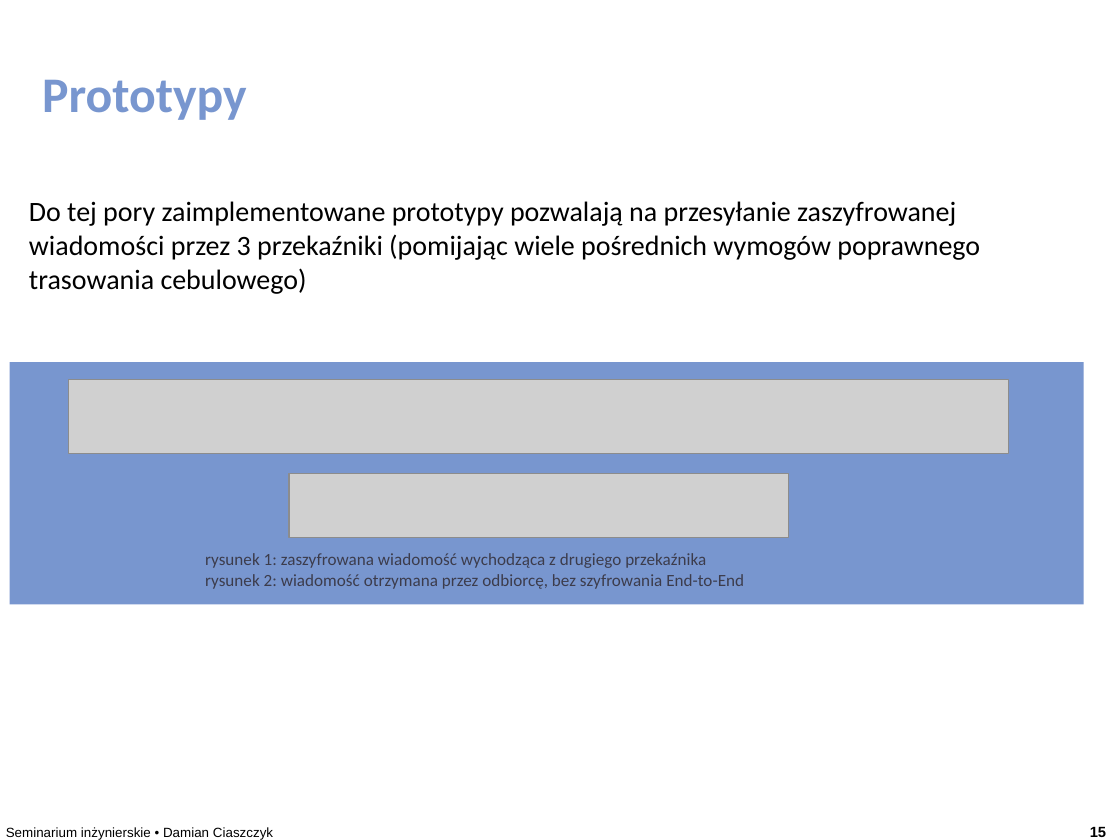
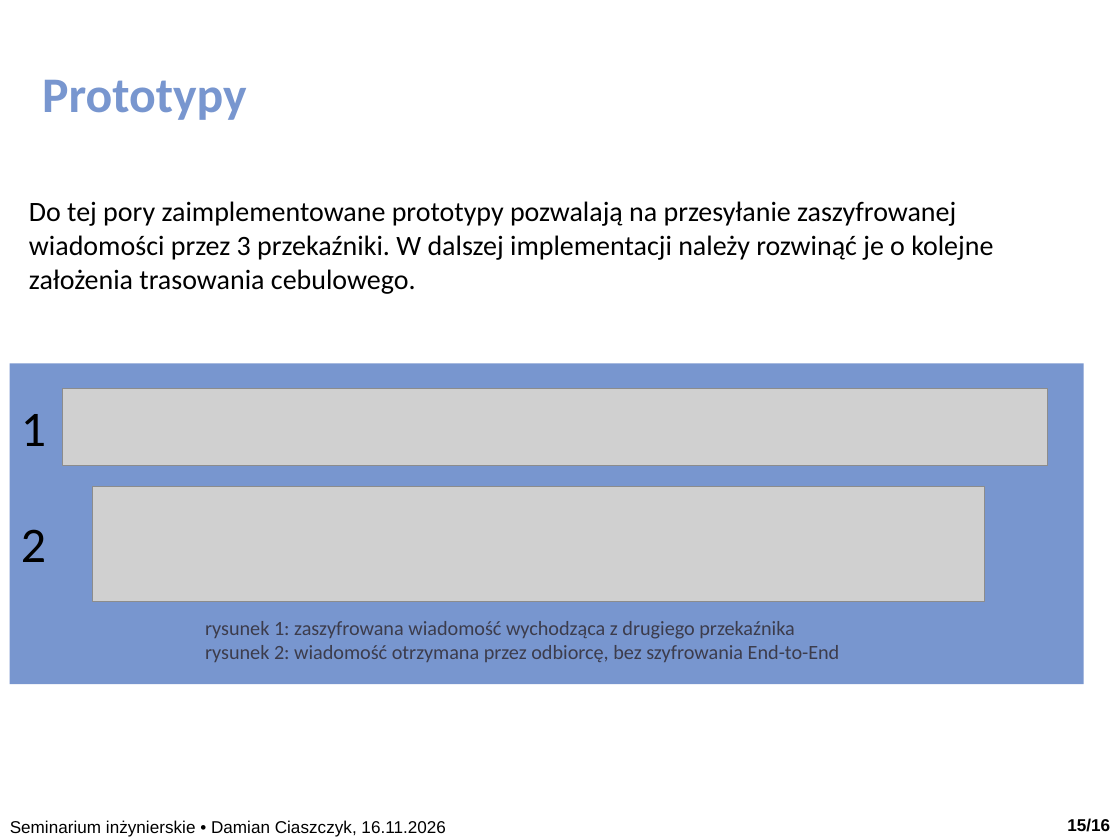
Before and after one commit to dciaszczyk/Engineering_Diploma, a slide deck: slide 15 of prezentacja/prezentacja_seminarka.pptx. Drawn at 1120x840 pixels with LibreOffice and Linux fonts; fonts in the diff are those of the drawing; grey boxes stand for pictures. Boxes give left, top, right and bottom in pixels: in the first picture for what was removed or moved away, otherwise in the second. Text is boxed around its words. In the diff, an @@ line names an element or a change of style, - is before the commit and + after.

```diff
--- a/prezentacja/prezentacja_seminarka.pptx
+++ b/prezentacja/prezentacja_seminarka.pptx
@@ text at box(29, 201, 993, 294): text changed @@
-Do tej pory zaimplementowane prototypy pozwalają na przesyłanie zaszyfrowanej wiadomości przez 3 przekaźniki (pomijając wiele pośrednich wymogów poprawnego trasowania cebulowego)
+Do tej pory zaimplementowane prototypy pozwalają na przesyłanie zaszyfrowanej wiadomości przez 3 przekaźniki. W dalszej implementacji należy rozwinąć je o kolejne założenia trasowania cebulowego.
@@ rectangle: place and size @@
-rectangle at box(10, 362, 1084, 605)
+rectangle at box(10, 363, 1084, 684)
@@ picture: place and size @@
-picture at box(68, 380, 1009, 454)
+picture at box(63, 389, 1047, 466)
@@ text added at box(21, 414, 46, 446), 32 pt, text #000000 @@
+1
@@ picture: place and size @@
-picture at box(289, 473, 788, 536)
+picture at box(93, 487, 984, 601)
@@ text added at box(21, 529, 46, 562), 32 pt, text #000000 @@
+2
@@ text "rysunek 1: zaszyfrowana wiadomość wychodząca ...": place and size @@
-text "rysunek 1: zaszyfrowana wiadomość wychodząca ..." at box(205, 553, 744, 589)
+text "rysunek 1: zaszyfrowana wiadomość wychodząca ..." at box(205, 621, 840, 662)
@@ text "rysunek 1: zaszyfrowana wiadomość wychodząca ..." at box(205, 621, 840, 662): size 11 to 13 pt @@
@@ text at box(10, 820, 445, 837): text changed; size 8.7 to 11 pt @@
-Seminarium inżynierskie • Damian Ciaszczyk
+Seminarium inżynierskie • Damian Ciaszczyk, 16.11.2026
@@ text at box(1067, 818, 1110, 832): text changed; size 9.5 to 11 pt @@
-15
+15/16
```
Also in this commit, not shown: 15 other slides changed, 1 other file.
